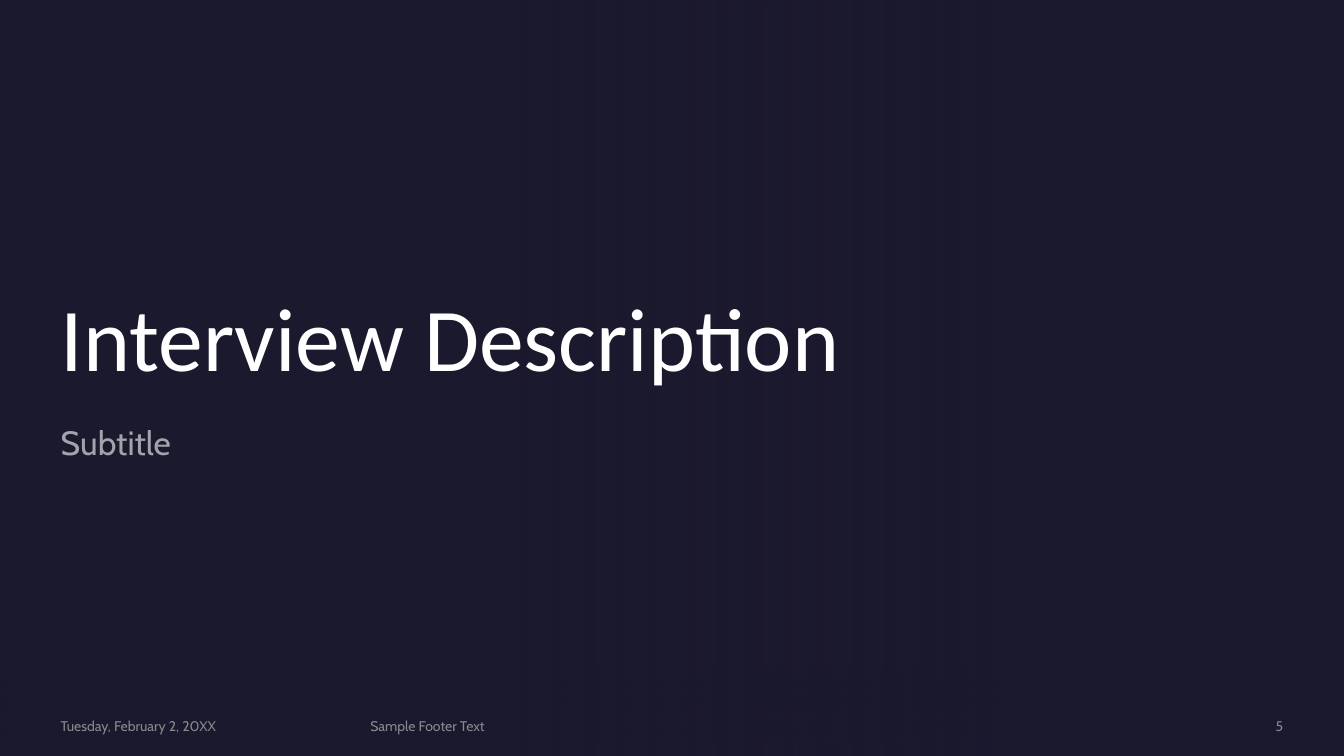
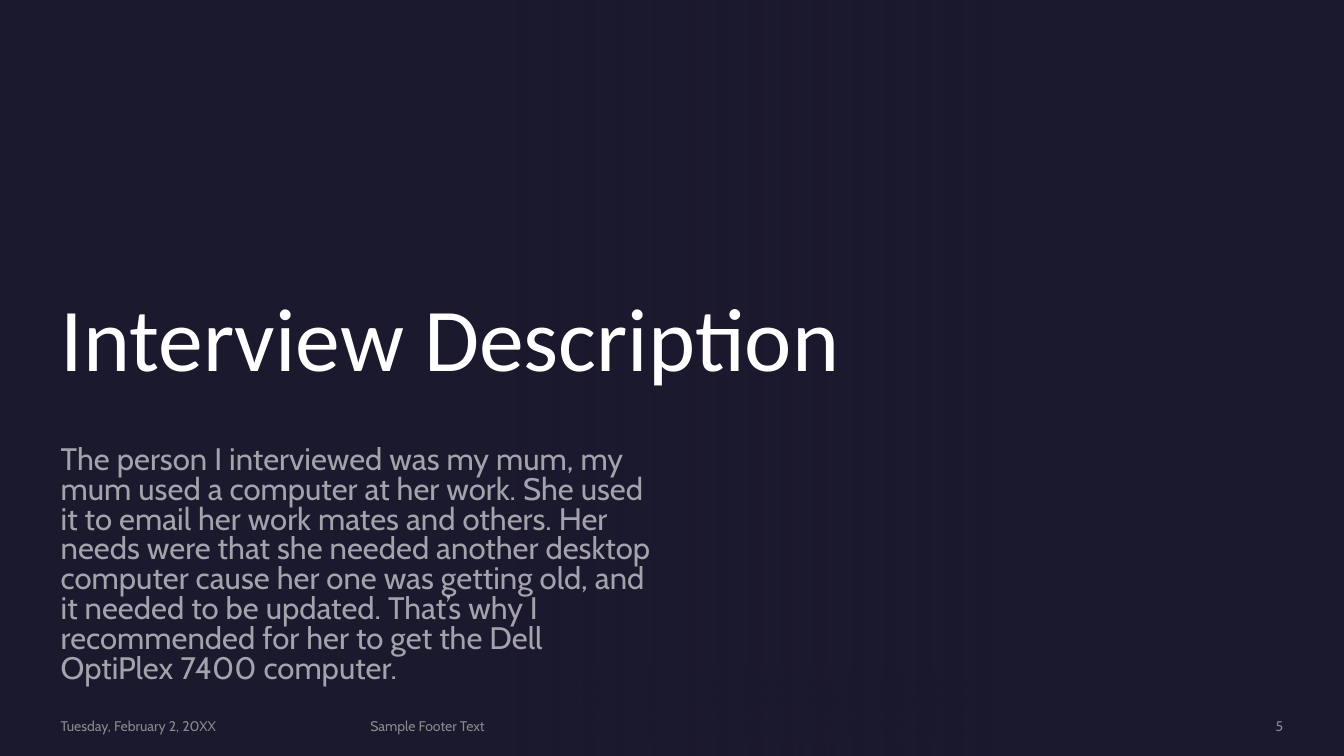
Before and after one commit to Digital-Tech-KKHS/10dtc-computer-hardware-whitiora, a slide deck: slide 5 of Presentation Template.pptx. Drawn at 1344x756 pixels with LibreOffice and Linux fonts; fonts in the diff are those of the drawing; background and template pictures are left out. Boxes give left, top, right and bottom in pixels: in the first picture for what was removed or moved away, otherwise in the second. Text is boxed around its words. In the diff, an @@ line names an element or a change of style, - is before the commit and + after.

```diff
--- a/Presentation Template.pptx
+++ b/Presentation Template.pptx
@@ subtitle at <box>61,447,651,686</box>: text changed; size 24 to 22.2 pt @@
-Subtitle
+The person I interviewed was my mum, my mum used a computer at her work. She used it to email her work mates and others. Her needs were that she needed another desktop computer cause her one was getting old, and it needed to be updated. That’s why I recommended for her to get the Dell OptiPlex 7400 computer.
```
Also in this commit, not shown: 8 other slides changed, 1 other file.
